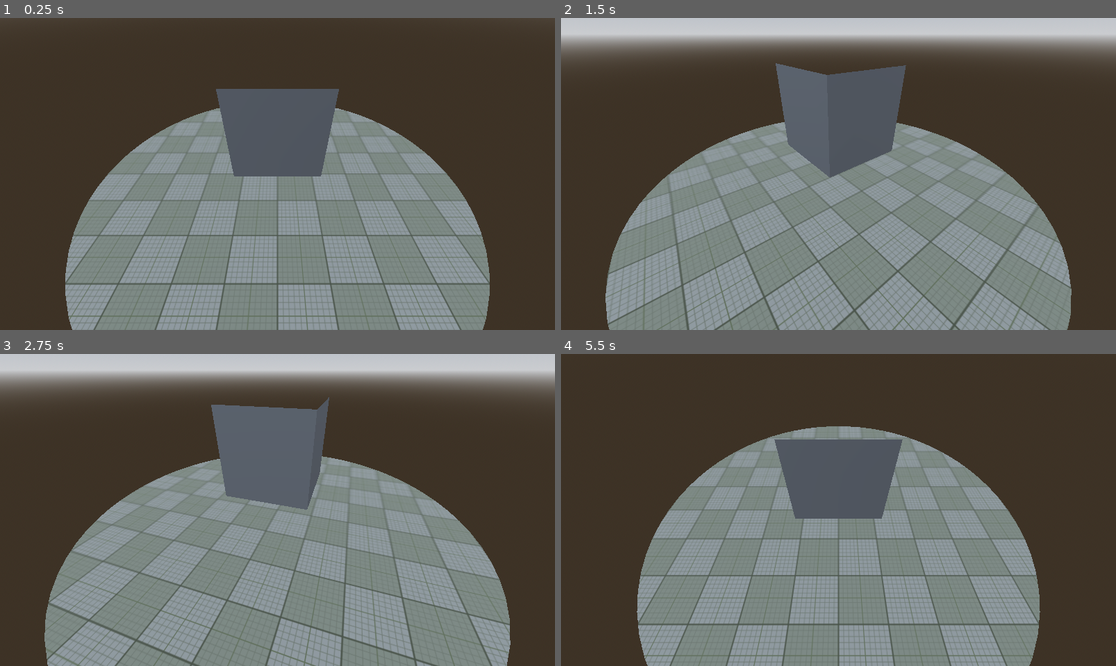
Above: before the commit, frames 1-4 (two rows, left to right).
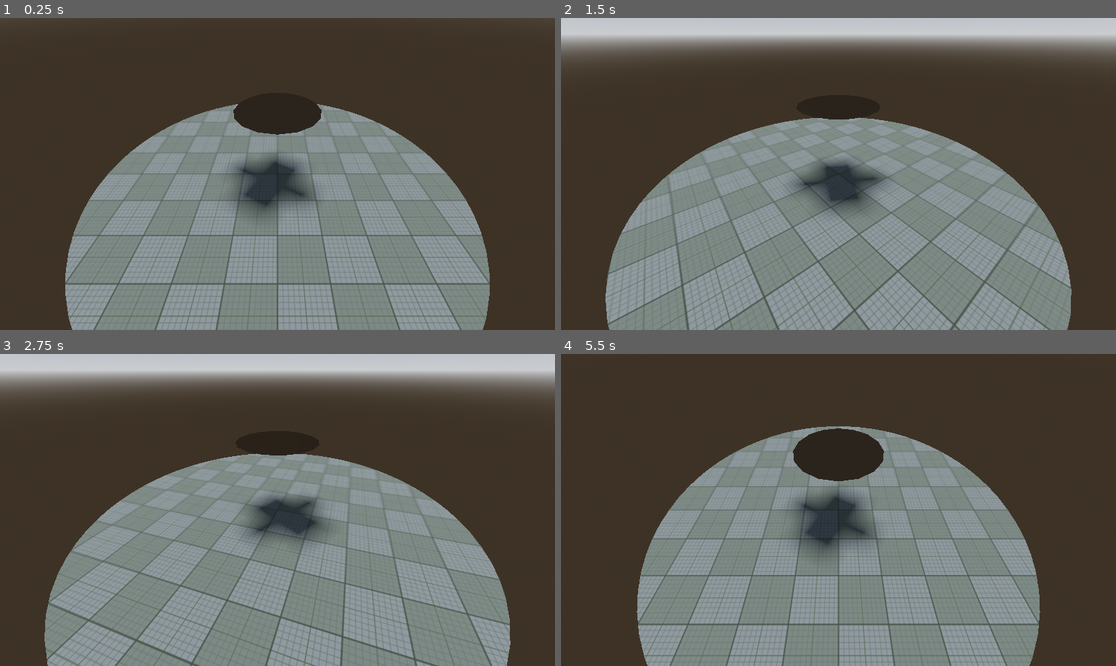
Above: after the commit, the same moments.

Repository: M00St4r/code3_01
Game: Godot game, scene res://main.tscn
Same seed, same stepped clock (60 frames per second), same inputs: the game is played once before the commit and once after it.
Inputs (mouse positions are in pixels of both pictures, inside the frame that each line leads up to):
- Up to frame 1 (0.25 s): no input
- Up to frame 2 (1.5 s): tap Enter at 0.5 s; move the mouse to (960, 158) at 0.52 s; hold Right (ui_right) 0.53-1.28 s; click (960, 158) at 0.67 s; move the mouse to (727, 189) at 1.27 s; hold Down (ui_down) from 1.28 s (still down)
- Up to frame 3 (2.75 s): tap Space at 2 s; move the mouse to (333, 441) at 2.02 s; release Down (ui_down) at 2.03 s; hold Right (ui_right) from 2.03 s (still down)
- Up to frame 4 (5.5 s): move the mouse to (810, 572) at 2.77 s; release Right (ui_right) at 2.78 s; hold Up (ui_up) 2.78-3.53 s; click (810, 572) at 2.92 s; move the mouse to (1005, 556) at 3.52 s; hold Left (ui_left) 3.53-5.03 s; move the mouse to (672, 463) at 4.27 s; move the mouse to (866, 510) at 5.02 s; hold Down (ui_down) from 5.03 s (still down); click (866, 510) at 5.17 s

The runs differ from the first frame. In frame 1, 6.5% of the frame differs, in the area x 38-62%, y 22-64%; in frame 2, 7.6%, in the area x 38-63%, y 14-63%; in frame 3, 7.0%; in frame 4, 6.1%.

Commit message:
draw a disc

Diff:
--- a/cylinder.gd
+++ b/cylinder.gd
@@ -1,9 +1,58 @@
 extends MeshInstance3D
-
 
 # Called when the node enters the scene tree for the first time.
 func _ready() -> void:
-	pass # Replace with function body.
+	var radius = 0.1
+
+	var height = 0.1
+
+	var pos = Vector3(0, 0.1, 0)
+
+	var vertices = PackedVector3Array()
+
+	var normals = PackedVector3Array()
+
+	var indices = PackedInt32Array()
+
+	generateDisc(16, height, radius, vertices, normals, indices, pos)
+
+	# Initialize and arrange the data for the single surface
+	var arrays = []
+	arrays.resize(Mesh.ARRAY_MAX)
+	arrays[Mesh.ARRAY_INDEX] = indices
+	arrays[Mesh.ARRAY_VERTEX] = vertices
+	arrays[Mesh.ARRAY_NORMAL] = normals
+
+
+	# Add the data as a surface to the ArrayMesh stored in the mesh property
+	mesh.add_surface_from_arrays(Mesh.PRIMITIVE_TRIANGLES, arrays)
+
+func generateDisc(resolution, height, radius, vertices, normals, indices, pos):
+	#center point
+	var center = Vector3(pos.x, pos.y + height, pos.z)
+	vertices.push_back(center)
+	var normal = Vector3(0, -1 if height != 0 else 1, 0)
+	normals.push_back(normal)
+
+	#generate disc points
+	for i in range(resolution + 1):
+		var angle = 2.0 * PI * float(i) / float(resolution)
+		var x = radius * cos(angle) + pos.x
+		var z = radius * sin(angle) + pos.z
+		var y = pos.y + height
+
+		vertices.push_back(Vector3(x, y, z))
+		normals.push_back(normal)
+
+	# generate triangles
+	for i in range(1, resolution):
+		indices.push_back(0) # center vertex
+		indices.push_back(i)
+		indices.push_back(i + 1)
+
+	indices.push_back(0)
+	indices.push_back(resolution)
+	indices.push_back(1)
 
 
 # Called every frame. 'delta' is the elapsed time since the previous frame.
--- a/main.tscn
+++ b/main.tscn
@@ -30,6 +30,8 @@
 
 [sub_resource type="ArrayMesh" id="ArrayMesh_1bvp3"]
 
+[sub_resource type="ArrayMesh" id="ArrayMesh_lquwl"]
+
 [node name="Main" type="Node3D"]
 script = ExtResource("1_h2yge")
 
@@ -55,8 +57,10 @@
 
 [node name="procGeo" type="MeshInstance3D" parent="."]
 transform = Transform3D(1, 0, 0, 0, 1, 0, 0, 0, 1, 0, 0.0868117, 0)
+visible = false
 mesh = SubResource("ArrayMesh_1bvp3")
 script = ExtResource("3_h2yge")
 
 [node name="cylinder" type="MeshInstance3D" parent="."]
+mesh = SubResource("ArrayMesh_lquwl")
 script = ExtResource("4_1bvp3")
Not shown: 1 places in main.tscn that only renumber resources
